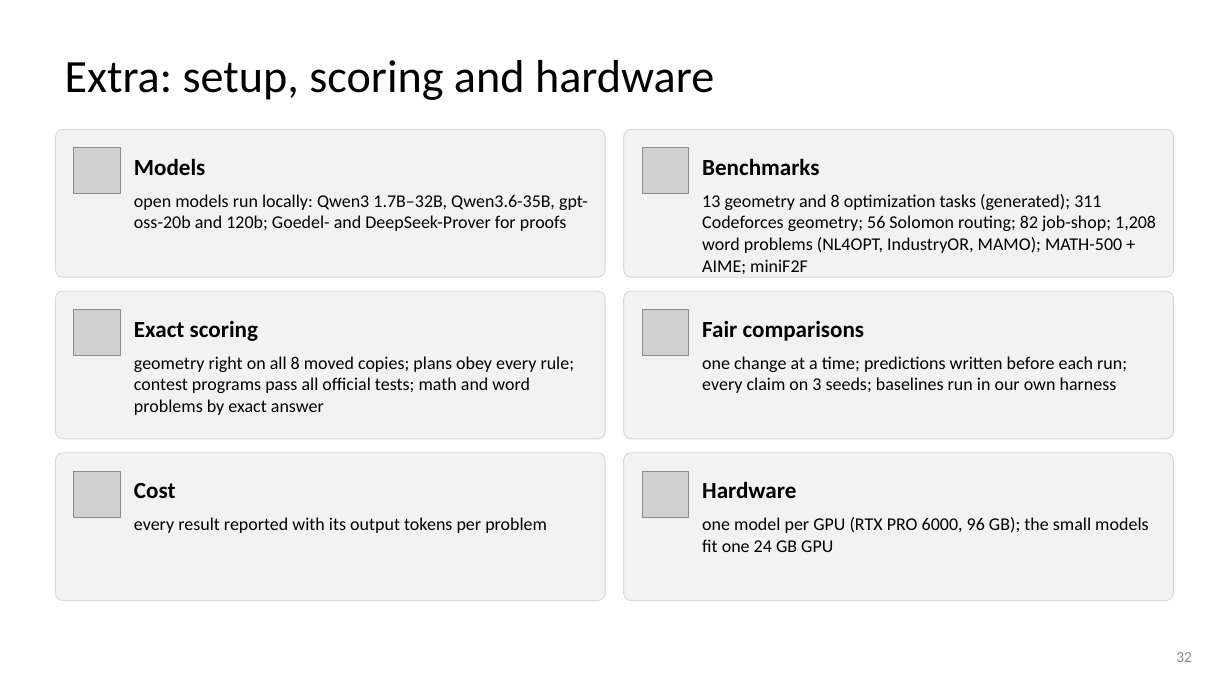
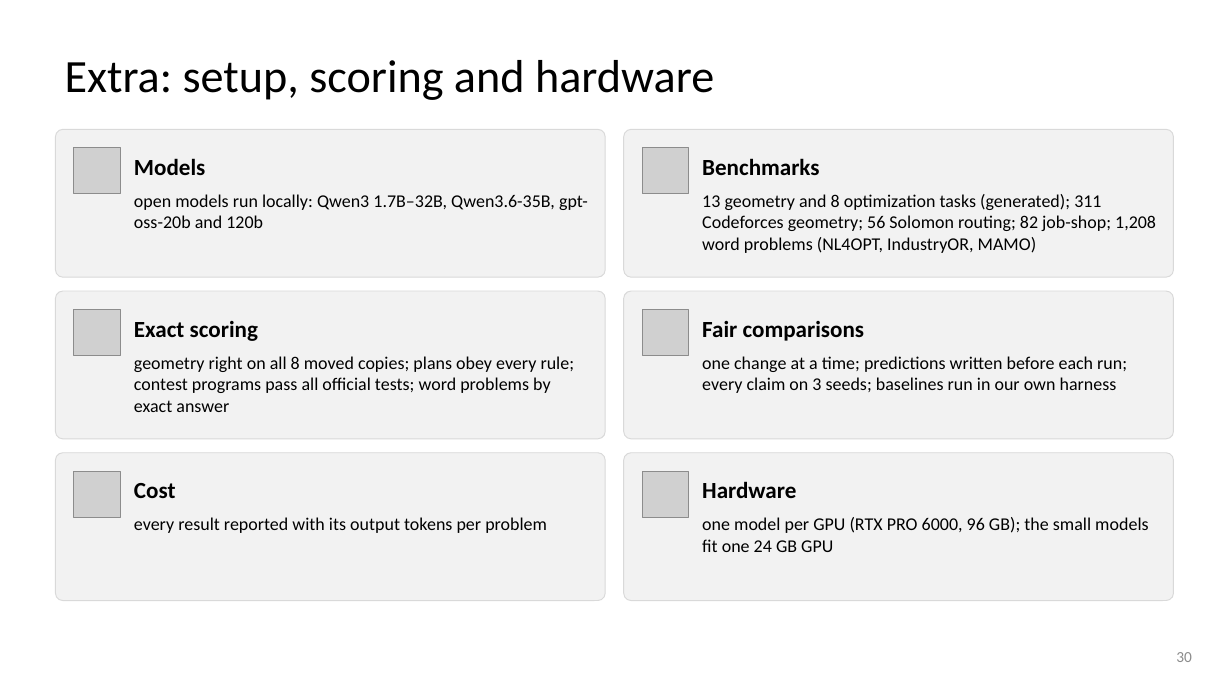
Before and after one commit to dlwns147/CSED490E_Project_Team5, a slide deck: slide 30 of Proposal_Team5.pptx (slide 32 before the commit). Drawn at 1232x693 pixels with LibreOffice and Linux fonts; fonts in the diff are those of the drawing; grey boxes stand for pictures. Boxes give left, top, right and bottom in pixels: in the first picture for what was removed or moved away, otherwise in the second. Text is boxed around its words. In the diff, an @@ line names an element or a change of style, - is before the commit and + after.

```diff
--- a/Proposal_Team5.pptx
+++ b/Proposal_Team5.pptx
@@ text at [134, 194, 588, 228]: text changed @@
-open models run locally: Qwen3 1.7B–32B, Qwen3.6-35B, gpt-oss-20b and 120b; Goedel- and DeepSeek-Prover for proofs
+open models run locally: Qwen3 1.7B–32B, Qwen3.6-35B, gpt-oss-20b and 120b
@@ text at [702, 194, 1156, 253]: text changed @@
-13 geometry and 8 optimization tasks (generated); 311 Codeforces geometry; 56 Solomon routing; 82 job-shop; 1,208 word problems (NL4OPT, IndustryOR, MAMO); MATH-500 + AIME; miniF2F
+13 geometry and 8 optimization tasks (generated); 311 Codeforces geometry; 56 Solomon routing; 82 job-shop; 1,208 word problems (NL4OPT, IndustryOR, MAMO)
@@ text at [134, 356, 575, 412]: text changed @@
-geometry right on all 8 moved copies; plans obey every rule; contest programs pass all official tests; math and word problems by exact answer
+geometry right on all 8 moved copies; plans obey every rule; contest programs pass all official tests; word problems by exact answer
@@ page number at [1176, 652, 1192, 662]: text changed @@
-32
+30
```
Also in this commit, not shown: 22 other slides changed, 2 slides removed, 4 other files.
